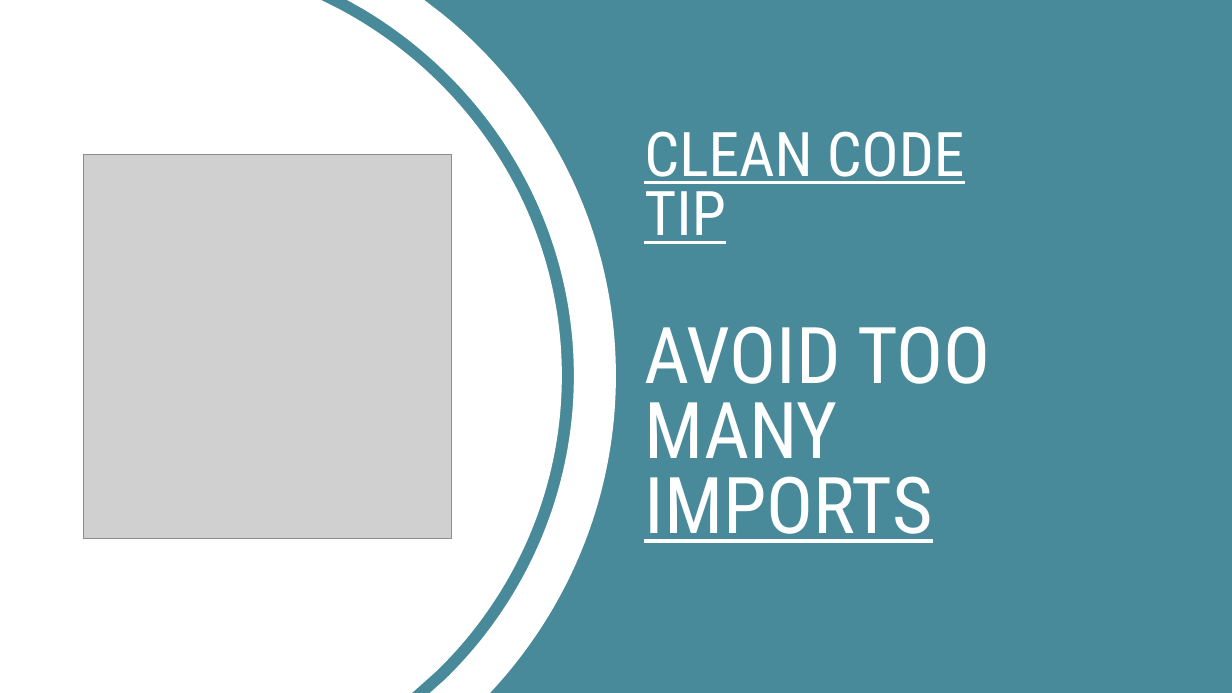
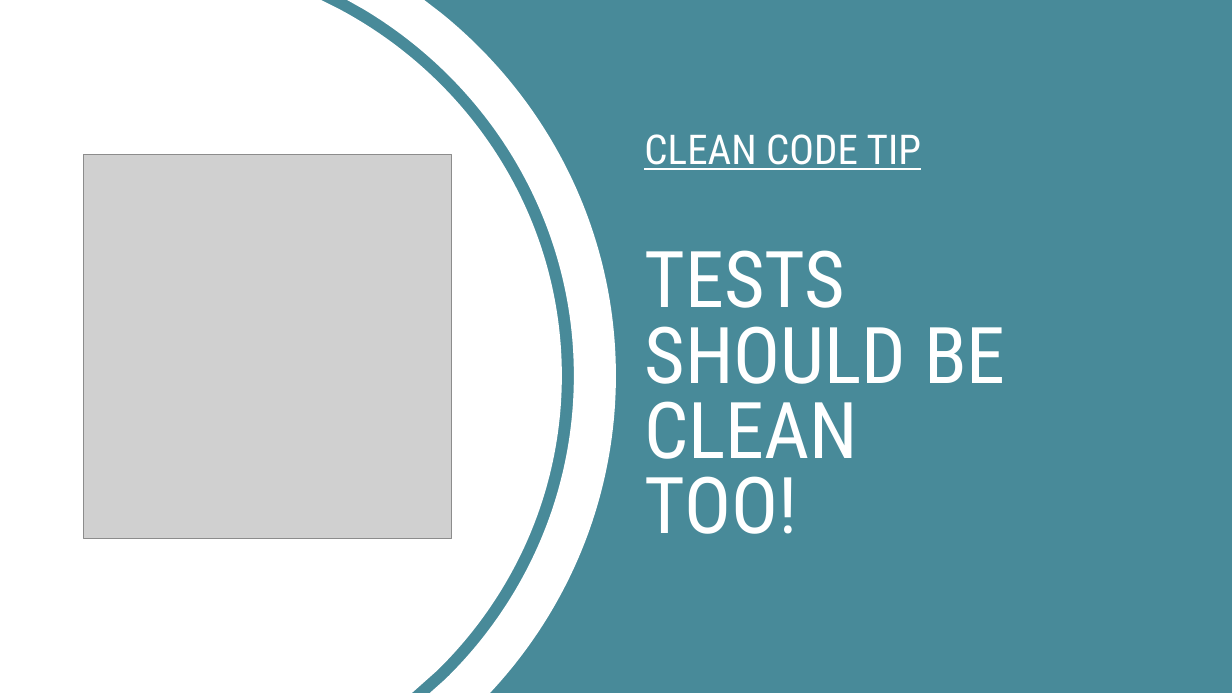
Before and after one commit to putuoka/c4it-blog, a slide deck: slide 2 of layout-cover-tips.pptx. Drawn at 1232x693 pixels with LibreOffice and Linux fonts; fonts in the diff are those of the drawing; grey boxes stand for pictures; background and template pictures are left out. Boxes give left, top, right and bottom in pixels: in the first picture for what was removed or moved away, otherwise in the second. Text is boxed around its words. In the diff, an @@ line names an element or a change of style, - is before the commit and + after.

Commit message:
[OK]  CC tip: Tests should be even more well-written than production code (#275)
* Created article

* Added alt text

```diff
--- a/layout-cover-tips.pptx
+++ b/layout-cover-tips.pptx
@@ title at <box>644,134,1006,534</box>: text changed @@
-CLEAN CODE TIP
-AVOID TOO MANY IMPORTS
+CLEAN CODE TIP
+TESTS SHOULD BE CLEAN TOO!
```
Also in this commit, not shown: 2 other files.
